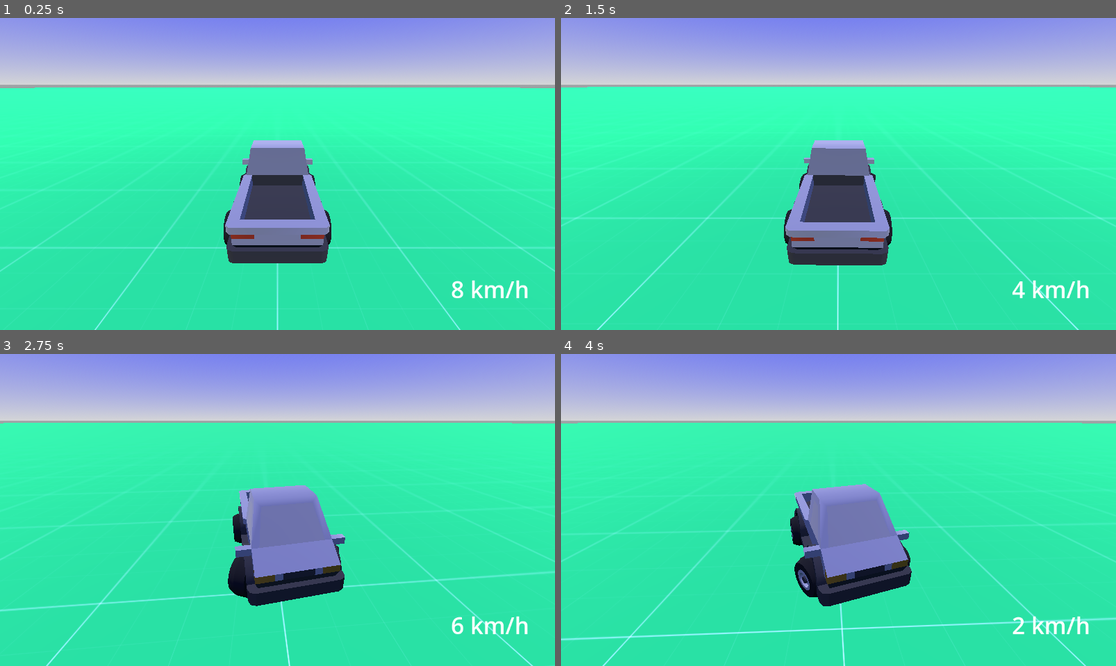
Above: before the commit, frames 1-4 (two rows, left to right).
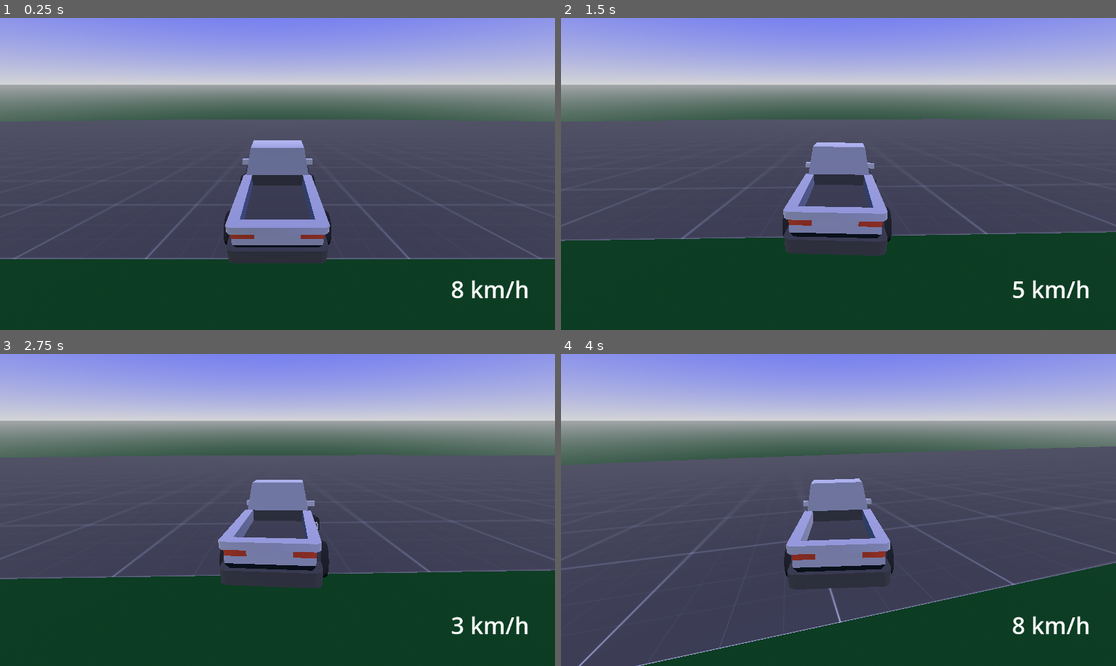
Above: after the commit, the same moments.

Repository: Yngwarr/tofu-delivery-game
Game: Godot game, scene res://scenes/Game.tscn
Same seed, same stepped clock (60 frames per second), same inputs: the game is played once before the commit and once after it.
Inputs:
- Up to frame 1 (0.25 s): no input
- Up to frame 2 (1.5 s): hold D (steer_right) 0.53-1.28 s; tap W (throttle) at 0.6, 1.35 s; hold S (brake) from 1.28 s (still down)
- Up to frame 3 (2.75 s): release S (brake) at 2.03 s; hold D (steer_right) from 2.03 s (still down); tap W (throttle) at 2.1 s
- Up to frame 4 (4 s): tap W (throttle) at 2.85, 3.6 s; release D (steer_right) at 3.53 s; hold A (steer_left) from 3.53 s (still down)

The runs differ from the first frame. In frame 1, 71% of the frame differs, in the area x 0-100%, y 22-100%; in frame 2, 75%; in frame 3, 77%; in frame 4, 77%.

Commit message:
downhill!

Diff:
--- a/scenes/Car.tscn
+++ b/scenes/Car.tscn
@@ -19,10 +19,12 @@
 [node name="frw" parent="." instance=ExtResource("3_4m2kf")]
 transform = Transform3D(1, 0, 0, 0, 1, 0, 0, 0, 1, -1.32, 0, 1.526)
 use_as_steering = true
+wheel_friction_slip = 1.2
 
 [node name="flw" parent="." instance=ExtResource("3_4m2kf")]
 transform = Transform3D(1, 0, 0, 0, 1, 0, 0, 0, 1, 1.32, 0, 1.526)
 use_as_steering = true
+wheel_friction_slip = 1.2
 
 [node name="wheelTruck" parent="flw" index="0"]
 transform = Transform3D(-2, 0, 0, 0, 2, 0, 0, 0, 2, 0, 0, 0)
@@ -30,12 +32,12 @@
 [node name="rrw" parent="." instance=ExtResource("3_4m2kf")]
 transform = Transform3D(1, 0, 0, 0, 1, 0, 0, 0, 1, -1.32, 0, -1.252)
 use_as_traction = true
-wheel_friction_slip = 0.7
+wheel_friction_slip = 0.9
 
 [node name="rlw" parent="." instance=ExtResource("3_4m2kf")]
 transform = Transform3D(1, 0, 0, 0, 1, 0, 0, 0, 1, 1.32, 0, -1.252)
 use_as_traction = true
-wheel_friction_slip = 0.7
+wheel_friction_slip = 0.9
 
 [node name="wheelTruck" parent="rlw" index="0"]
 transform = Transform3D(-2, 0, 0, 0, 2, 0, 0, 0, 2, 0, 0, 0)
--- a/scenes/Game.tscn
+++ b/scenes/Game.tscn
@@ -1,13 +1,14 @@
 [gd_scene load_steps=10 format=3 uid="uid://bcd7sg64p0ntd"]
 
 [ext_resource type="PackedScene" uid="uid://cdqld478wjboa" path="res://scenes/Car.tscn" id="1_ee4kg"]
-[ext_resource type="Texture2D" uid="uid://cfq7p7f1451pa" path="res://textures/proto_green.png" id="1_x61ai"]
+[ext_resource type="Texture2D" uid="uid://t3ljxgs3vynr" path="res://textures/proto_dark.png" id="1_gocvt"]
 [ext_resource type="Script" path="res://src/Speedometer.gd" id="3_euadt"]
 
 [sub_resource type="WorldBoundaryShape3D" id="WorldBoundaryShape3D_b63vk"]
+plane = Plane(0, 1, 0.15, 0)
 
-[sub_resource type="StandardMaterial3D" id="StandardMaterial3D_2dqoq"]
-albedo_texture = ExtResource("1_x61ai")
+[sub_resource type="StandardMaterial3D" id="StandardMaterial3D_gv6ey"]
+albedo_texture = ExtResource("1_gocvt")
 uv1_scale = Vector3(100, 100, 100)
 
 [sub_resource type="PlaneMesh" id="PlaneMesh_qc7a3"]
@@ -35,7 +36,8 @@
 shape = SubResource("WorldBoundaryShape3D_b63vk")
 
 [node name="MeshInstance3D" type="MeshInstance3D" parent="Floor"]
-material_override = SubResource("StandardMaterial3D_2dqoq")
+transform = Transform3D(1, 0, 0, 0, 0.989016, -0.147809, 0, 0.147809, 0.989016, 0, -73.8039, 493.833)
+material_override = SubResource("StandardMaterial3D_gv6ey")
 mesh = SubResource("PlaneMesh_qc7a3")
 
 [node name="Sun" type="DirectionalLight3D" parent="."]
--- a/src/Car.gd
+++ b/src/Car.gd
@@ -7,6 +7,7 @@
 var max_rpm := 2000
 var max_torque := 2000
 var steer_multiplier := .5
+var steer_smoothness := 5.0
 
 func _ready():
 	# would've rather export arrays to fill in the inspector, but issue #62916
@@ -26,4 +27,4 @@
 
 	steering = lerp(steering,
 		Input.get_axis("steer_right", "steer_left") * steer_multiplier,
-		5 * delta)
+		steer_smoothness * delta)
